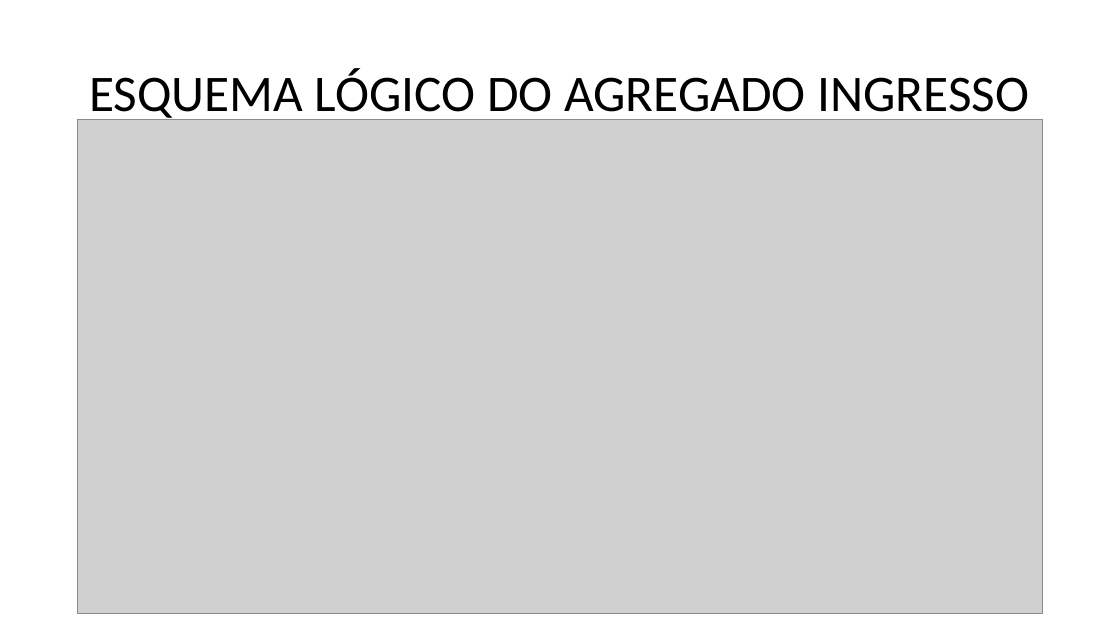
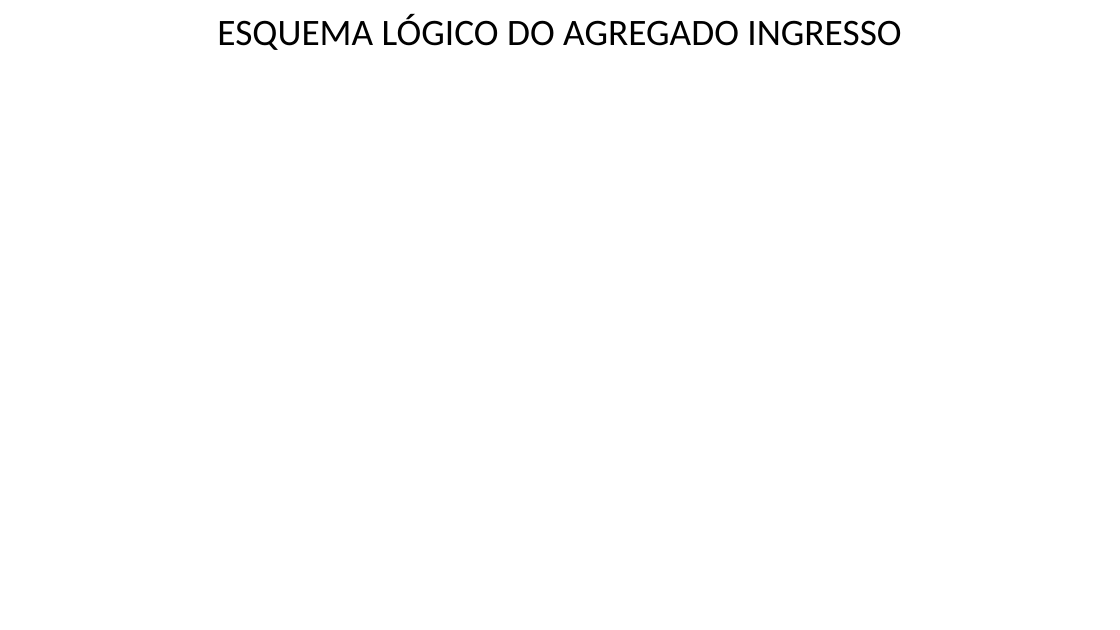
Before and after one commit to joaoalvescs/projeto-sad, a slide deck: slide 13 of DATA WAREHOUSE DE UM CINEMA.pptx (slide 12 before the commit). Drawn at 1120x630 pixels with LibreOffice and Linux fonts; fonts in the diff are those of the drawing; grey boxes stand for pictures; background and template pictures are left out. Boxes give left, top, right and bottom in pixels: in the first picture for what was removed or moved away, otherwise in the second. Text is boxed around its words. In the diff, an @@ line names an element or a change of style, - is before the commit and + after.

```diff
--- a/DATA WAREHOUSE DE UM CINEMA.pptx
+++ b/DATA WAREHOUSE DE UM CINEMA.pptx
@@ title "ESQUEMA LÓGICO DO AGREGADO INGRESSO": place and size @@
-title "ESQUEMA LÓGICO DO AGREGADO INGRESSO" at bbox=[89, 68, 1029, 123]
+title "ESQUEMA LÓGICO DO AGREGADO INGRESSO" at bbox=[217, 14, 901, 50]
@@ title "ESQUEMA LÓGICO DO AGREGADO INGRESSO" at bbox=[217, 14, 901, 50]: size 44 to 32 pt @@
@@ picture removed at bbox=[77, 119, 1044, 613] @@
```
Also in this commit, not shown: 7 other slides changed, 1 slide added.
